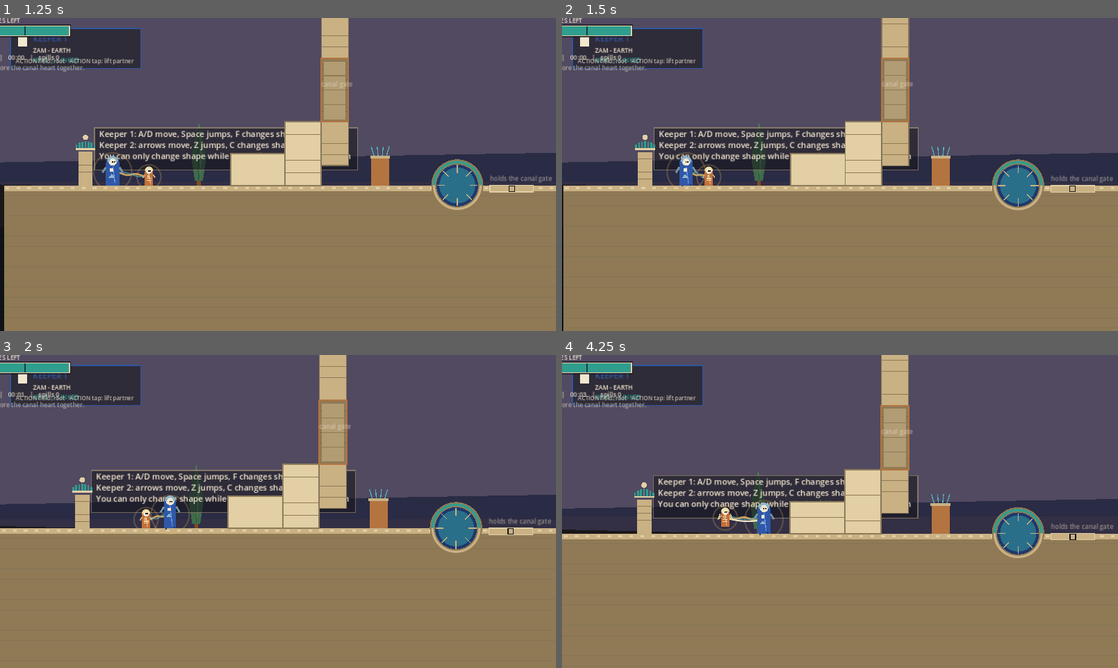
Above: before the commit, frames 1-4 (two rows, left to right).
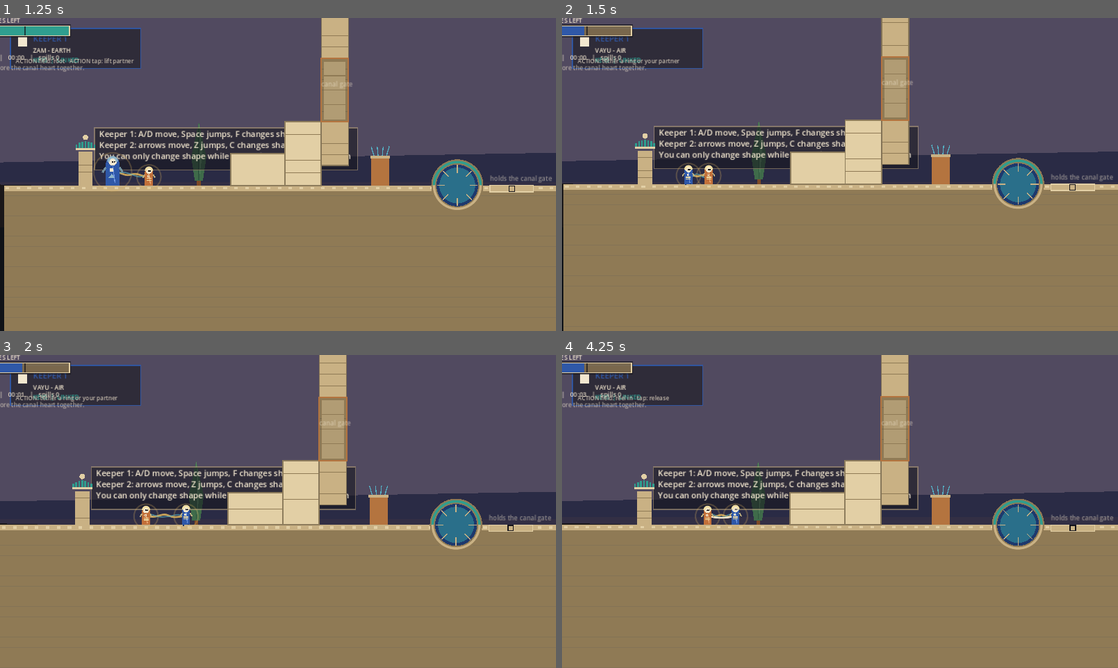
Above: after the commit, the same moments.

Repository: manchetaram75-sketch/free
Game: Godot game, scene res://src/main.tscn
Two runs of this game, one before a commit and one after it. Both use one fixed random seed, a clock stepped at 60 frames per second and the inputs below.
Inputs:
- Up to frame 1 (1.25 s): click "Continue the gardens" at 0.5 s
- Up to frame 2 (1.5 s): tap Enter at 1.25 s; hold D (p1_right) from 1.28 s (still down); tap F (p1_change) at 1.35 s
- Up to frame 3 (2 s): keep holding D (p1_right); tap Space (p1_jump) at 1.52 s
- Up to frame 4 (4.25 s): tap S (p1_action) at 2.1 s; tap Space (p1_jump) at 2.27, 3.77 s; tap F (p1_change) at 2.3, 2.85, 3.8 s; release D (p1_right) at 2.78 s; hold A (p1_left) 2.78-3.53 s; hold D (p1_right) from 3.53 s (still down); tap Down (p2_action) at 3.6 s

Frame 1 is identical in both runs. In frame 2, 5.0% of the frame differs, in the area x 0-100%, y 1-62%; in frame 3, 7.9%; in frame 4, 11%, in the area x 0-100%, y 1-65%.

Commit message:
Wire up the change and restart verbs, and buffer action taps
- Keeper never read Controls.change_action, so the transformation verb the
  tutorial advertises (F / C) did nothing in play; the level now also reads
  Controls.restart_action (R / V) as 'walk back to the last waystone'.
- Action taps are buffered like jumps, so a press that arrives between two
  physics frames still lifts/tethers, and the test suite no longer depends on
  frame alignment.
- Tests cover both verbs through the input map, and the level-check and
  smoke-run steps still run when the suite fails.

Co-authored-by: arena-agent <297053741+arena-agent@users.noreply.github.com>

Diff:
--- a/src/actors/keeper.gd
+++ b/src/actors/keeper.gd
@@ -56,6 +56,8 @@
 var _spill_grace := 0.0
 var _coyote := 0.0
 var _jump_buffer := 0.0
+var _action_buffer := 0.0
+var _change_buffer := 0.0
 var _jumps_used := 0
 var _jump_cut_done := false
 var _was_jump_held := false
@@ -164,6 +166,28 @@
 	return Input.is_action_pressed(Controls.jump_action(index))
 
 
+## Taps are buffered for a moment, the same way jumps are: a press that lands
+## between two physics frames still counts, which is what makes lifting and
+## tethering feel reliable rather than frame-perfect.
+func _buffer_inputs(delta: float) -> void:
+	_action_buffer = Cfg.ACTION_BUFFER_TIME if Input.is_action_just_pressed(Controls.action_action(index)) else maxf(0.0, _action_buffer - delta)
+	_change_buffer = Cfg.ACTION_BUFFER_TIME if Input.is_action_just_pressed(Controls.change_action(index)) else maxf(0.0, _change_buffer - delta)
+
+
+func _take_action() -> bool:
+	if _action_buffer <= 0.0:
+		return false
+	_action_buffer = 0.0
+	return true
+
+
+func _take_change() -> bool:
+	if _change_buffer <= 0.0:
+		return false
+	_change_buffer = 0.0
+	return true
+
+
 func _move_axis() -> float:
 	return Controls.axis(index)
 
@@ -178,6 +202,7 @@
 	_spill_flash = maxf(0.0, _spill_flash - delta)
 	_launch_timer = maxf(0.0, _launch_timer - delta)
 	_squash = move_toward(_squash, 0.0, delta * 4.0)
+	_buffer_inputs(delta)
 
 	if carried:
 		_handle_carried(delta)
@@ -334,7 +359,11 @@
 			drop_rider(false)
 		return
 
-	if _action_just() and partner != null and _can_lift(partner):
+	if _take_change():
+		if try_change_aspect():
+			return
+
+	if partner != null and _can_lift(partner) and _take_action():
 		_lift(partner)
 		return
 
@@ -404,7 +433,7 @@
 	if _jump_just():
 		jump_off_carrier()
 		return
-	if _action_just() and can_change_aspect_here():
+	if _take_change() and can_change_aspect_here():
 		try_change_aspect()
 	var seat := carrier.global_position + Vector2(0, -(carrier.height() + 2.0))
 	var desired := ((seat - global_position) * CARRY_STIFFNESS).limit_length(CARRY_MAX_SPEED)
@@ -449,10 +478,10 @@
 		return
 	if tether_active:
 		reeling = _action_held()
-		if _action_just():
+		if _take_action():
 			tether_release()
 		return
-	if _action_just() and world != null:
+	if _take_action() and world != null:
 		world.request_tether(self)
 
 
--- a/src/core/config.gd
+++ b/src/core/config.gd
@@ -12,6 +12,7 @@
 const MAX_FALL_SPEED := 1250.0
 const COYOTE_TIME := 0.10
 const JUMP_BUFFER_TIME := 0.12
+const ACTION_BUFFER_TIME := 0.12   # taps still count this long after the press
 const JUMP_CUT := 0.45            # upward velocity kept when the jump key is released
 const GLIDE_FALL_SPEED := 168.0   # terminal fall speed while gliding (Vayu)
 const GLIDE_RESPONSE := 1500.0    # how quickly the glide speed is reached
--- a/src/levels/level_base.gd
+++ b/src/levels/level_base.gd
@@ -104,9 +104,19 @@
 	for stone in waystones:
 		stone.tick(delta)
 
+	_check_restart()
 	_step(delta)
 	_checkpoint_scan()
 	_check_goal(delta)
+
+
+## R / V sends that keeper back to the last waystone it touched. It cannot skip
+## a puzzle - it only undoes the walk since the last checkpoint you reached.
+func _check_restart() -> void:
+	for keeper in pair:
+		if Input.is_action_just_pressed(Controls.restart_action(keeper.index)):
+			keeper.teleport(keeper.spawn_point)
+			note("%s returns to the last waystone." % Forms.name_of(keeper.aspect))
 
 
 func _process(delta: float) -> void:
--- a/tests/test_runner.gd
+++ b/tests/test_runner.gd
@@ -282,17 +282,7 @@
 	_begin("keeper physics")
 	var world := _make_world([Rect2(0, 400, 1200, 60)])
 	var zam := _make_keeper(world, 0, Forms.ZAM, Vector2(100, 100))
-	print("DEBUG spawn y=%.1f r=%.1f h=%.1f gravity=%.1f body=%s at %s head=%s at %s layer=%d mask=%d" % [
-		zam.global_position.y, zam.radius(), zam.height(), Forms.gravity_of(Forms.ZAM),
-		str(zam._body.shape.size), str(zam._body.position),
-		str(zam._head.shape.radius), str(zam._head.position),
-		zam.collision_layer, zam.collision_mask,
-	])
-	for i in 60:
-		await get_tree().physics_frame
-		if i % 12 == 0:
-			print("DEBUG fall i=%d y=%.1f vy=%.1f floor=%s vel=%s" % [
-				i, zam.global_position.y, zam.velocity.y, str(zam.is_on_floor()), str(zam.velocity)])
+	await _frames(60)
 	_check("a falling keeper lands on the floor", zam.is_on_floor(), "y=%.1f" % zam.global_position.y)
 	_check("and lands on top of it, not inside it", absf(zam.global_position.y - 400.0) < 3.0, "y=%.1f" % zam.global_position.y)
 
@@ -308,8 +298,6 @@
 			Input.action_release("p1_jump")
 	var rise := 400.0 - peak
 	var expected := Forms.max_rise(Forms.ZAM)
-	print("DEBUG jump rest=%.1f peak=%.1f rise=%.1f expected=%.1f jumps_used=%d" % [
-		zam.global_position.y, peak, rise, expected, zam._jumps_used])
 	_check("a held jump matches the published envelope", rise > expected * 0.8 and rise <= expected * 1.15, "measured=%.1f expected=%.1f" % [rise, expected])
 
 	# A tapped jump must be *shorter*, or the jump-cut is not working.
@@ -447,6 +435,17 @@
 	zam.try_change_aspect()
 	_check("a fresh change starts a cooldown", zam.can_change_aspect_here() == false)
 	await _clear(world)
+
+	# --- The verbs must be reachable from the input map ----------------------
+	var key_world := _make_world([Rect2(0, 400, 1600, 60)])
+	var changer := _make_keeper(key_world, 0, Forms.ZAM, Vector2(600, 400))
+	var buddy := _make_keeper(key_world, 1, Forms.VAYU, Vector2(630, 400))
+	await _frames(20)
+	Input.action_press("p1_change")
+	await _frames(3)
+	Input.action_release("p1_change")
+	_check("the change key really changes shape", changer.aspect == Forms.VAYU,
+		"aspect=%d buddy=%s" % [changer.aspect, str(is_instance_valid(buddy))])
 
 
 func _test_levels() -> void:
@@ -474,6 +473,17 @@
 		_check("%s keeps the keepers attuned at spawn" % title, level.pair[0].attuned(), "distance too large at spawn")
 		_check("%s has room to move" % title, level.bounds.size.x > 1200.0 and level.bounds.size.y > 800.0)
 
+		# The R / V key must actually be read by the level.
+		var wanderer: Keeper = level.pair[1]
+		var waystone := wanderer.spawn_point
+		wanderer.teleport(waystone + Vector2(0, -220))
+		Input.action_press("p2_restart")
+		await _frames(3)
+		Input.action_release("p2_restart")
+		_check("%s restart key returns a keeper to its waystone" % title,
+			wanderer.global_position.distance_to(waystone) < 6.0,
+			"at %s vs %s" % [str(wanderer.global_position.round()), str(waystone.round())])
+
 		# The reservoir rule, through the real level: a full well pays for a
 		# shape change, and the change is deducted from the shared budget.
 		level.reservoir = Cfg.RESERVOIR_MAX
Not shown, changed: .github/workflows/tests.yml
